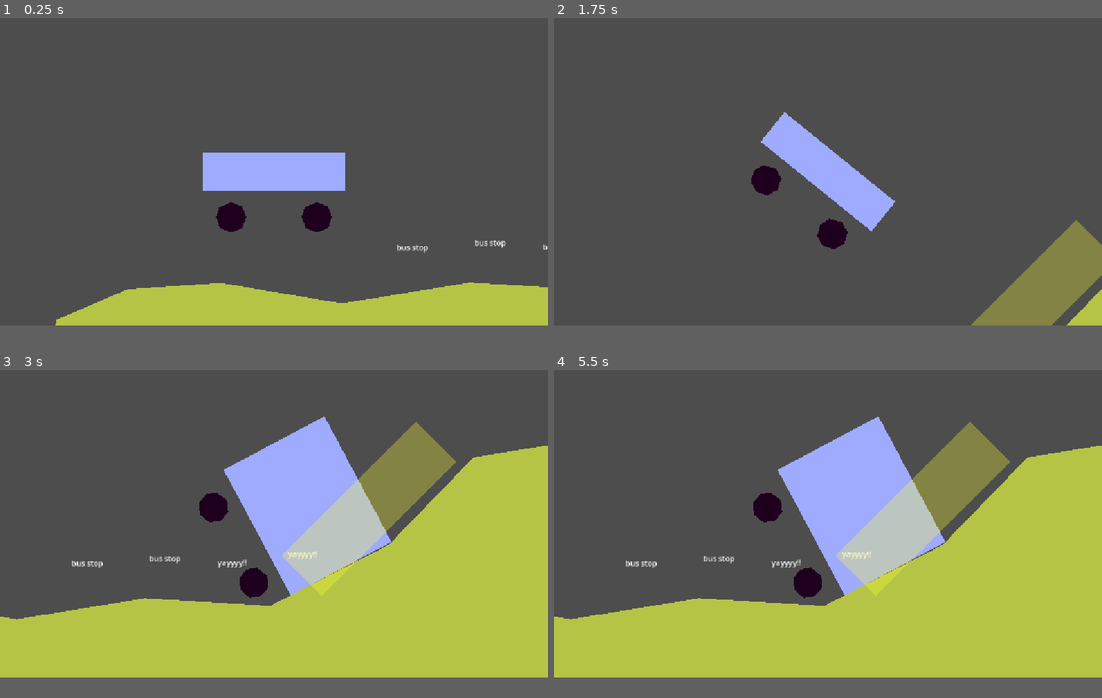
Above: before the commit, frames 1-4 (two rows, left to right).
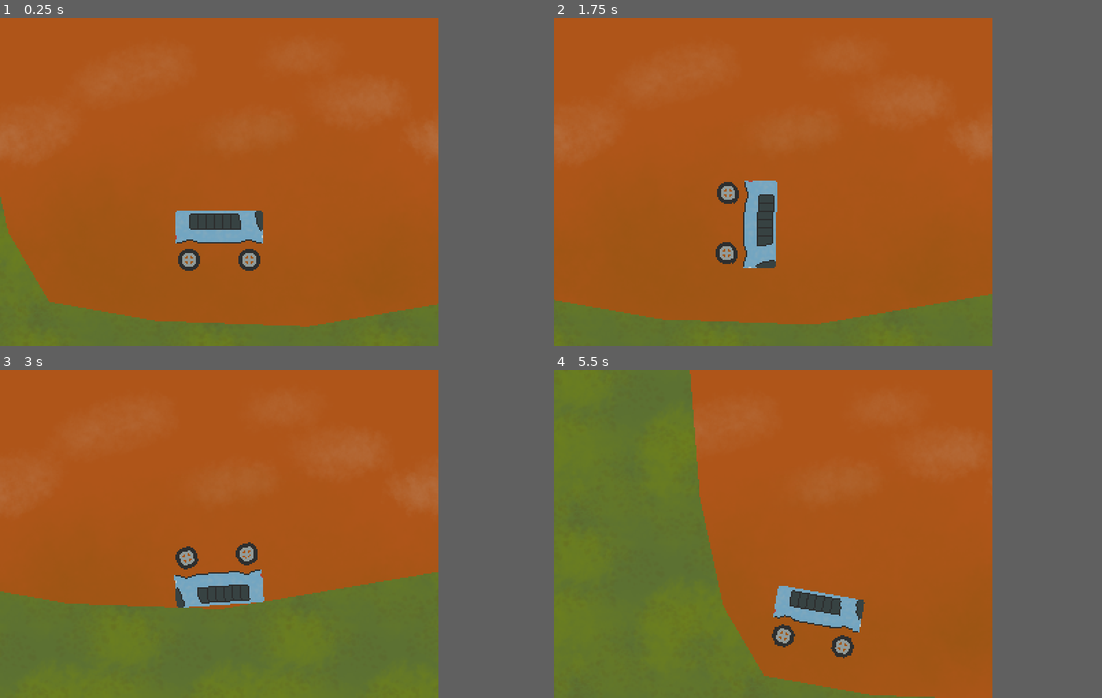
Above: after the commit, the same moments.

Repository: hilloftheking/double-triple-decker-bus
Game: Godot game, scene res://world.tscn
Two runs of this game, one before a commit and one after it. Both use one fixed random seed, a clock stepped at 60 frames per second and the inputs below.
Inputs:
- Up to frame 1 (0.25 s): no input
- Up to frame 2 (1.75 s): tap Enter (ui_accept) at 0.5, 0.77, 0.8, 1.07, 1.35, 1.52 s; hold Right (ui_right) 0.53-1.28 s; hold Shift (grapple, bound only after the commit) 0.53-1.28 s; hold Down (ui_down) from 1.28 s (still down); tap Shift (grapple, bound only after the commit) at 1.55 s
- Up to frame 3 (3 s): tap Enter (ui_accept) at 1.82, 2.3 s; release Down (ui_down) at 2.03 s; hold Right (ui_right) 2.03-2.78 s; hold Shift (grapple, bound only after the commit) 2.03-2.78 s; hold Up (ui_up) from 2.78 s (still down); tap Shift (grapple, bound only after the commit) at 2.85 s
- Up to frame 4 (5.5 s): tap Enter (ui_accept) at 3.02, 3.32, 3.6, 3.77, 4.07, 4.52, 4.82, 5.3 s; tap R (reset, bound only after the commit) at 3.5, 4.15 s; release Up (ui_up) at 3.53 s; hold Left (ui_left) 3.53-5.03 s; tap Shift (grapple, bound only after the commit) at 4.35 s; hold Down (ui_down) from 5.03 s (still down); hold Shift (grapple, bound only after the commit) from 5.03 s (still down)
In our replay, the window is 800x450 before the commit and 640x480 after it. These sizes can differ from the game's own. Grey fills any space a smaller window leaves; there, only what the larger window draws over its background counts as a difference.

The runs differ from the first frame. In frame 1, 77% of the frame differs, in the area x 0-100%, y 0-95%; in frame 2, 79%; in frame 3, 80%; in frame 4, 83%, in the area x 0-100%, y 0-100%.

Commit message:
Very important

Diff:
--- /dev/null
+++ b/boost.gd
@@ -0,0 +1,5 @@
+extends Area2D
+
+
+func _ready() -> void:
+	gravity_direction = transform.x
--- a/bus.gd
+++ b/bus.gd
@@ -1,3 +1,4 @@
+class_name Bus
 extends RigidBody2D
 
 
@@ -8,10 +9,17 @@
 var damping := 5.0
 var jump_cd := 1.0
 var jump_timer := 0.0
+var can_grapple := false
+var grapple_joint: Node2D = null
+var top_deck: Node2D = null
 
 var prev_travels := {}
 
 var played_audio := false
+
+@onready var start_pos := global_position
+var last_bus_stop: Node2D = null
+
 
 func _ready() -> void:
 	for cast: ShapeCast2D in [r_cast, l_cast]:
@@ -19,12 +27,18 @@
 		prev_travels[cast] = cast.get_closest_collision_safe_fraction() * rest
 
 
+var prev_lin_vel := Vector2.ZERO
 func _physics_process(delta: float) -> void:
 	var wheels_colliding := 0
 
 	for cast: ShapeCast2D in [r_cast, l_cast]:
 		if cast.is_colliding():
 			wheels_colliding += 1
+			var collider := cast.get_collider(0) as PhysicsBody2D
+			if collider:
+				var platform_vel := PhysicsServer2D.body_get_state(collider.get_rid(), PhysicsServer2D.BODY_STATE_LINEAR_VELOCITY) as Vector2
+				if platform_vel:
+					apply_force(platform_vel * mass, cast.global_position - global_position)
 
 		var rest := cast.target_position.y
 		var prev_travel := prev_travels[cast] as float
@@ -36,14 +50,23 @@
 
 		var force := -stiffness * displacement - damping * spring_vel
 		apply_force(transform.y * -force, cast.global_position - global_position)
-		#apply_force(Vector2(0, -force), cast.global_position - global_position)
 
 		prev_travels[cast] = travel
 
+	if wheels_colliding > 0:
+		if Input.is_action_pressed(&"ui_up"):
+			apply_central_force(transform.x * 200)
+		if Input.is_action_pressed(&"ui_down"):
+			apply_central_force(transform.x * -200)
+
+		if Input.is_action_just_pressed(&"ui_accept") and jump_timer <= 0.0:
+			jump_timer = jump_cd
+			apply_central_impulse(transform.y * -200)
+
 	if Input.is_action_pressed(&"ui_right"):
-		apply_central_force(transform.x * 700)
+		apply_torque(2000)
 	if Input.is_action_pressed(&"ui_left"):
-		apply_central_force(transform.x * -700)
+		apply_torque(-2000)
 
 	var travel_velocity := linear_velocity.project(transform.x)
 	var friction := (wheels_colliding / 2.0) * 0.7
@@ -52,21 +75,65 @@
 	if jump_timer > 0.0:
 		jump_timer -= delta
 
-	if wheels_colliding > 0:
-		if Input.is_action_just_pressed(&"ui_accept") and jump_timer <= 0.0:
-			jump_timer = jump_cd
-			apply_central_impulse(transform.y * -2000)
+	if linear_velocity.y > 300 and not played_audio:
+		played_audio = true
+		$FallSoundPlayer.play()
 
-	if linear_velocity.y > 800 and not played_audio:
-		played_audio = true
-		$AudioStreamPlayer.play()
+	if (linear_velocity - prev_lin_vel).length() > 100.0:
+		$HitSoundPlayer.pitch_scale = randf_range(0.8, 1.2)
+		$HitSoundPlayer.play()
+	prev_lin_vel = linear_velocity
+
+	if Input.is_action_just_pressed(&"reset"):
+		reset_to_last_stop()
+
+	if can_grapple:
+		if Input.is_action_pressed(&"grapple"):
+			var params := PhysicsRayQueryParameters2D.new()
+			params.from = top_deck.global_position
+			params.to = top_deck.global_transform * Vector2(0, -400)
+			var result := get_world_2d().direct_space_state.intersect_ray(params)
+			if result and not grapple_joint:
+				grapple_joint = preload("res://grapple_joint.tscn").instantiate()
+				grapple_joint.position = result["position"]
+				grapple_joint.setup(result["position"], top_deck.position, result["collider"], self)
+				get_parent().add_child.call_deferred(grapple_joint)
+		elif grapple_joint:
+			grapple_joint.queue_free()
+			grapple_joint = null
 
 
 var p := 0
-func add_deck() -> void:
+func add_deck(bus_stop: Node2D, is_grapple := false) -> void:
+	$BusStopSoundPlayer.play()
 	var deck := load("res://bus_deck.tscn").instantiate() as Node2D
-	deck.position.y = p - 80
-	p -= 80
+	if is_grapple:
+		deck.get_node(^"GrappleThing").visible = true
+	deck.position.y = p - 24
+	p -= 24
 	add_child.call_deferred(deck)
 
 	mass += 0.2
+
+	last_bus_stop = bus_stop
+	can_grapple = is_grapple
+	top_deck = deck
+
+
+func reset_to_last_stop() -> void:
+	reset_to_specific_stop(last_bus_stop)
+
+
+func reset_to_specific_stop(stop: BusStop) -> void:
+	var explosion := preload("res://explosion.tscn").instantiate() as Node2D
+	explosion.position = global_position
+	get_parent().add_child.call_deferred(explosion)
+
+	if stop:
+		global_position = stop.global_position
+	else:
+		global_position = start_pos
+	rotation = 0
+	linear_velocity = Vector2.ZERO
+	prev_lin_vel = Vector2.ZERO
+	angular_velocity = 0.0
--- /dev/null
+++ b/bus.tscn
@@ -0,0 +1,49 @@
+[gd_scene format=3 uid="uid://ekwoucq2pucu"]
+
+[ext_resource type="Script" uid="uid://v7srl414x55d" path="res://bus.gd" id="1_dvlo7"]
+[ext_resource type="PackedScene" uid="uid://dgqe5lv2j7yt0" path="res://bus_deck.tscn" id="2_4pi5y"]
+[ext_resource type="Texture2D" uid="uid://c7o06p012dkox" path="res://images/wheel.png" id="3_3osa5"]
+[ext_resource type="AudioStream" uid="uid://oof7l6pqv50r" path="res://audio/terror.wav" id="3_vfegb"]
+[ext_resource type="AudioStream" uid="uid://dim7k3a77unwk" path="res://audio/bus_stop.wav" id="5_uy1uj"]
+[ext_resource type="AudioStream" uid="uid://bidet5bvi0351" path="res://audio/hit.wav" id="6_4pi5y"]
+
+[sub_resource type="CircleShape2D" id="CircleShape2D_6hfmm"]
+radius = 8.0
+
+[node name="Bus" type="RigidBody2D" unique_id=262830208]
+script = ExtResource("1_dvlo7")
+
+[node name="BusDeck" parent="." unique_id=1405027137 instance=ExtResource("2_4pi5y")]
+
+[node name="RWheelCast" type="ShapeCast2D" parent="." unique_id=940238592]
+position = Vector2(22, 0)
+shape = SubResource("CircleShape2D_6hfmm")
+target_position = Vector2(0, 24)
+
+[node name="Wheel" type="Sprite2D" parent="RWheelCast" unique_id=1787686607]
+position = Vector2(0, 24)
+texture = ExtResource("3_3osa5")
+
+[node name="LWheelCast" type="ShapeCast2D" parent="." unique_id=940524557]
+position = Vector2(-22, 0)
+shape = SubResource("CircleShape2D_6hfmm")
+target_position = Vector2(0, 24)
+
+[node name="Wheel" type="Sprite2D" parent="LWheelCast" unique_id=628726896]
+position = Vector2(0, 24)
+texture = ExtResource("3_3osa5")
+
+[node name="FallSoundPlayer" type="AudioStreamPlayer" parent="." unique_id=699475995]
+stream = ExtResource("3_vfegb")
+volume_db = -33.754
+bus = &"SFX"
+
+[node name="BusStopSoundPlayer" type="AudioStreamPlayer" parent="." unique_id=408025028]
+stream = ExtResource("5_uy1uj")
+volume_db = -3.649
+bus = &"SFX"
+
+[node name="HitSoundPlayer" type="AudioStreamPlayer" parent="." unique_id=1015876492]
+stream = ExtResource("6_4pi5y")
+volume_db = -20.982
+bus = &"SFX"
--- a/bus_deck.tscn
+++ b/bus_deck.tscn
@@ -1,12 +1,17 @@
 [gd_scene format=3 uid="uid://dgqe5lv2j7yt0"]
 
+[ext_resource type="Texture2D" uid="uid://drb8bdirtgkba" path="res://images/bus_base.png" id="1_3fbya"]
+
 [sub_resource type="RectangleShape2D" id="RectangleShape2D_6hfmm"]
-size = Vector2(300, 80)
+size = Vector2(64, 24)
 
-[node name="CollisionShape2D" type="CollisionShape2D" unique_id=1405027137]
+[node name="BusDeck" type="CollisionShape2D" unique_id=1405027137]
 shape = SubResource("RectangleShape2D_6hfmm")
 
-[node name="Polygon2D" type="Polygon2D" parent="." unique_id=10664270]
-scale = Vector2(300, 80)
-color = Color(0.62352943, 0.67058825, 1, 1)
-polygon = PackedVector2Array(-0.5, -0.5, 0.5, -0.5, 0.5, 0.5, -0.5, 0.5)
+[node name="Sprite2D" type="Sprite2D" parent="." unique_id=1673871249]
+texture = ExtResource("1_3fbya")
+
+[node name="GrappleThing" type="Polygon2D" parent="." unique_id=1141041685]
+visible = false
+position = Vector2(3, 6)
+polygon = PackedVector2Array(-14, -11, 9, -11, 7, -17, 3, -21, -3, -25, -9, -19)
--- a/bus_stop.gd
+++ b/bus_stop.gd
@@ -1,11 +1,14 @@
+class_name BusStop
 extends Area2D
 
+
+@export var is_grapple := false
 
 var has_people := true
 
 
 func _on_body_entered(body: Node2D) -> void:
-	if body is RigidBody2D and has_people:
+	if body is Bus and has_people:
 		has_people = false
 		$Label.text = "yayyyy!!"
-		body.add_deck()
+		body.add_deck(self, is_grapple)
--- a/bus_stop.tscn
+++ b/bus_stop.tscn
@@ -6,6 +6,7 @@
 size = Vector2(120, 165)
 
 [node name="BusStop" type="Area2D" unique_id=1122005674]
+collision_mask = 2
 script = ExtResource("1_iqyef")
 
 [node name="Label" type="Label" parent="." unique_id=1778304880]
--- /dev/null
+++ b/default_bus_layout.tres
@@ -0,0 +1,9 @@
+[gd_resource type="AudioBusLayout" format=3 uid="uid://cb10q2hutpfl5"]
+
+[resource]
+bus/1/name = &"SFX"
+bus/1/solo = false
+bus/1/mute = false
+bus/1/bypass_fx = false
+bus/1/volume_db = 0.0
+bus/1/send = &"Master"
--- /dev/null
+++ b/destroy_area.gd
@@ -0,0 +1,6 @@
+extends Area2D
+
+
+func _on_body_entered(body: Node2D) -> void:
+	if body is Bus:
+		body.reset_to_last_stop()
--- /dev/null
+++ b/explosion.gd
@@ -0,0 +1,23 @@
+extends Sprite2D
+
+
+var destroy := 0.0
+var flicker := 0.0
+
+var should_flip_h := true
+
+
+func _physics_process(delta: float) -> void:
+	destroy += delta
+	flicker += delta
+
+	if flicker >= 0.1:
+		if should_flip_h:
+			flip_h = not flip_h
+		else:
+			flip_v = not flip_v
+		should_flip_h = not should_flip_h
+		flicker -= 0.1
+
+	if destroy >= 0.5:
+		queue_free()
--- /dev/null
+++ b/explosion.tscn
@@ -0,0 +1,15 @@
+[gd_scene format=3 uid="uid://d1sl8cgjrwl6g"]
+
+[ext_resource type="Texture2D" uid="uid://cs0muhjmanxcw" path="res://images/explosion.png" id="1_q7epf"]
+[ext_resource type="Script" uid="uid://b25vt6k457n4b" path="res://explosion.gd" id="2_j4sxf"]
+[ext_resource type="AudioStream" uid="uid://1kyuuyyi7b2y" path="res://audio/explosion.wav" id="2_vxas0"]
+
+[node name="Explosion" type="Sprite2D" unique_id=1683815976]
+texture = ExtResource("1_q7epf")
+script = ExtResource("2_j4sxf")
+
+[node name="AudioStreamPlayer" type="AudioStreamPlayer" parent="." unique_id=895443048]
+stream = ExtResource("2_vxas0")
+volume_db = -17.399
+autoplay = true
+bus = &"SFX"
--- /dev/null
+++ b/follow_camera.gd
@@ -0,0 +1,18 @@
+extends Camera2D
+
+
+@export var bus: Bus
+@export var follow_speed := 600.0
+
+
+func _physics_process(delta: float) -> void:
+	var target_pos := bus.position
+	target_pos -= Vector2(0, 40)
+	target_pos += bus.linear_velocity * Vector2(0.4, 0.1)
+
+	var speed := follow_speed
+	var dist := (target_pos - position).length()
+	if dist > 200:
+		speed = remap(dist, 200, 1000, follow_speed, follow_speed * 10.0)
+
+	position = position.move_toward(target_pos, speed * delta)
--- /dev/null
+++ b/grapple_joint.gd
@@ -0,0 +1,31 @@
+extends Node2D
+
+
+@onready var line: Polygon2D = $GrappleLine
+
+var rid := RID()
+var level_pos := Vector2.ZERO
+var bus_pos := Vector2.ZERO
+var bus: RigidBody2D
+
+
+func _physics_process(_delta: float) -> void:
+	var bus_pos_global := bus.global_transform * bus_pos
+
+	line.global_position = (level_pos + bus_pos_global) / 2.0
+	line.rotation = level_pos.angle_to_point(bus_pos_global)
+	line.scale.x = (level_pos - bus_pos_global).length()
+
+
+## level_pos is global and bus_pos is local
+func setup(p_level_pos: Vector2, p_bus_pos: Vector2, level: StaticBody2D, p_bus: RigidBody2D) -> void:
+	level_pos = p_level_pos
+	bus_pos = p_bus_pos
+	bus = p_bus
+	rid = PhysicsServer2D.joint_create()
+	PhysicsServer2D.joint_make_damped_spring(rid, level_pos, bus.global_transform * bus_pos, level.get_rid(), bus.get_rid())
+
+
+func _notification(what: int) -> void:
+	if what == NOTIFICATION_PREDELETE:
+		PhysicsServer2D.free_rid(rid)
--- /dev/null
+++ b/grapple_joint.tscn
@@ -0,0 +1,9 @@
+[gd_scene format=3 uid="uid://co82x4awlqir1"]
+
+[ext_resource type="PackedScene" uid="uid://cwdqrgmq7py66" path="res://grapple_line.tscn" id="1_45lst"]
+[ext_resource type="Script" uid="uid://b70f8ecphtuxn" path="res://grapple_joint.gd" id="1_62ihr"]
+
+[node name="GrappleJoint" type="Node2D" unique_id=572661099]
+script = ExtResource("1_62ihr")
+
+[node name="GrappleLine" parent="." unique_id=1549466813 instance=ExtResource("1_45lst")]
--- /dev/null
+++ b/grapple_line.tscn
@@ -0,0 +1,5 @@
+[gd_scene format=3 uid="uid://cwdqrgmq7py66"]
+
+[node name="GrappleLine" type="Polygon2D" unique_id=1549466813]
+scale = Vector2(4, 4)
+polygon = PackedVector2Array(-0.5, -0.5, 0.5, -0.5, 0.5, 0.5, -0.5, 0.5)
--- /dev/null
+++ b/level.gd
@@ -0,0 +1,10 @@
+extends StaticBody2D
+
+
+func _ready() -> void:
+	for child in get_children():
+		if child is Polygon2D:
+			var col_poly := CollisionPolygon2D.new()
+			col_poly.polygon = child.polygon
+			col_poly.transform = child.transform
+			add_child.call_deferred(col_poly)
--- /dev/null
+++ b/moving_platform.gd
@@ -0,0 +1,15 @@
+extends AnimatableBody2D
+
+
+@export var target_node: Node2D
+@export var move_time := 2.0
+
+var t := 0.0
+
+@onready var start_pos := global_position
+
+
+func _physics_process(delta: float) -> void:
+	t += delta * TAU / move_time
+
+	global_position = start_pos.lerp(target_node.global_position, -cos(t) * 0.5 + 0.5)
--- a/project.godot
+++ b/project.godot
@@ -15,17 +15,38 @@
 config/features=PackedStringArray("4.7", "Mobile")
 config/icon="res://icon.svg"
 
+[audio]
+
+buses/default_bus_layout="uid://cb10q2hutpfl5"
+
 [display]
 
-window/stretch/mode="canvas_items"
-window/stretch/aspect="expand"
+window/size/viewport_width=320
+window/size/viewport_height=240
+window/stretch/mode="viewport"
+window/stretch/scale_mode="integer"
+
+[input]
+
+reset={
+"deadzone": 0.2,
+"events": [Object(InputEventKey,"resource_local_to_scene":false,"resource_name":"","device":-1,"window_id":0,"alt_pressed":false,"shift_pressed":false,"ctrl_pressed":false,"meta_pressed":false,"pressed":false,"keycode":0,"physical_keycode":82,"key_label":0,"unicode":114,"location":0,"echo":false,"script":null)
+]
+}
+grapple={
+"deadzone": 0.2,
+"events": [Object(InputEventKey,"resource_local_to_scene":false,"resource_name":"","device":-1,"window_id":0,"alt_pressed":false,"shift_pressed":false,"ctrl_pressed":false,"meta_pressed":false,"pressed":false,"keycode":0,"physical_keycode":4194325,"key_label":0,"unicode":0,"location":0,"echo":false,"script":null)
+]
+}
 
 [physics]
 
 3d/physics_engine="Jolt Physics"
-2d/default_gravity=1470.0
+2d/default_gravity=294.0
 
 [rendering]
 
+textures/canvas_textures/default_texture_filter=0
 rendering_device/driver.windows="d3d12"
 renderer/rendering_method="mobile"
+environment/defaults/default_clear_color=Color(0, 0, 0, 1)
--- /dev/null
+++ b/world.gd
@@ -0,0 +1,25 @@
+extends Node2D
+
+
+var stops := []
+
+
+func _ready() -> void:
+	for child in get_children():
+		if child is BusStop:
+			stops.append(child)
+
+
+func _unhandled_input(event: InputEvent) -> void:
+	if not OS.is_debug_build():
+		return
+
+	if event is InputEventKey and event.pressed:
+		if "1234567890".find(event.as_text_keycode()) != -1:
+			var num := (event.as_text_keycode() as String).to_int()
+			if num == 0:
+				num = 10
+			num -= 1
+
+			if num < stops.size():
+				$Bus.reset_to_specific_stop(stops[num])
--- a/world.tscn
+++ b/world.tscn
@@ -1,79 +1,86 @@
 [gd_scene format=3 uid="uid://bqhj7hgg8jobw"]
 
-[ext_resource type="Script" uid="uid://v7srl414x55d" path="res://bus.gd" id="1_f3sb7"]
-[ext_resource type="PackedScene" uid="uid://dgqe5lv2j7yt0" path="res://bus_deck.tscn" id="2_tlwt5"]
-[ext_resource type="AudioStream" uid="uid://oof7l6pqv50r" path="res://terror.wav" id="3_aqk2v"]
+[ext_resource type="PackedScene" uid="uid://ekwoucq2pucu" path="res://bus.tscn" id="1_aqk2v"]
+[ext_resource type="Script" uid="uid://d0abemrqymd3i" path="res://world.gd" id="1_gbfbk"]
+[ext_resource type="Script" uid="uid://dnocj75yb06ue" path="res://follow_camera.gd" id="2_036b0"]
+[ext_resource type="Texture2D" uid="uid://c74amxpdjd25h" path="res://images/sky.png" id="2_ioo17"]
+[ext_resource type="Script" uid="uid://b0umo5iabpuqj" path="res://level.gd" id="3_pkg7o"]
 [ext_resource type="PackedScene" uid="uid://3mmsd2q6243g" path="res://bus_stop.tscn" id="3_tlwt5"]
-
-[sub_resource type="CircleShape2D" id="CircleShape2D_6hfmm"]
-radius = 32.0
+[ext_resource type="Script" uid="uid://710hnw4e36t6" path="res://boost.gd" id="5_036b0"]
+[ext_resource type="Texture2D" uid="uid://c8tshdhedvtjg" path="res://images/grass.png" id="5_ioo17"]
+[ext_resource type="Script" uid="uid://caoly23ux80na" path="res://moving_platform.gd" id="6_dwbse"]
+[ext_resource type="Script" uid="uid://dbuqnbj8ym27x" path="res://destroy_area.gd" id="10_wse8f"]
 
 [sub_resource type="RectangleShape2D" id="RectangleShape2D_gf2bc"]
 size = Vector2(400, 120)
 
+[sub_resource type="RectangleShape2D" id="RectangleShape2D_036b0"]
+size = Vector2(150, 16)
+
+[sub_resource type="WorldBoundaryShape2D" id="WorldBoundaryShape2D_6hfmm"]
+
 [node name="World" type="Node2D" unique_id=1804432483]
+script = ExtResource("1_gbfbk")
 
-[node name="Bus" type="RigidBody2D" parent="." unique_id=1172997988]
-position = Vector2(371, 223)
-script = ExtResource("1_f3sb7")
+[node name="FollowCamera" type="Camera2D" parent="." unique_id=1307793003 node_paths=PackedStringArray("bus")]
+position = Vector2(136, 105)
+script = ExtResource("2_036b0")
+bus = NodePath("../Bus")
 
-[node name="BusDeck" parent="Bus" unique_id=1405027137 instance=ExtResource("2_tlwt5")]
+[node name="Parallax2D" type="Parallax2D" parent="." unique_id=1155496073]
+scroll_scale = Vector2(0.2, 0)
+repeat_size = Vector2(320, 0)
 
-[node name="RWheelCast" type="ShapeCast2D" parent="Bus" unique_id=1838396675]
-position = Vector2(90, 0)
-shape = SubResource("CircleShape2D_6hfmm")
-target_position = Vector2(0, 96)
+[node name="Sprite2D" type="Sprite2D" parent="Parallax2D" unique_id=1980499239]
+texture_repeat = 2
+position = Vector2(160, 120)
+texture = ExtResource("2_ioo17")
 
-[node name="Wheel" type="Polygon2D" parent="Bus/RWheelCast" unique_id=437622451]
-position = Vector2(0, 96)
-scale = Vector2(64, 64)
-color = Color(0.11802005, 1.128967e-05, 0.11897265, 1)
-polygon = PackedVector2Array(-0.390625, -0.328125, 0, -0.5, 0.359375, -0.359375, 0.5, 0, 0.359375, 0.359375, 0, 0.5, -0.359375, 0.359375, -0.5, 0)
+[node name="Bus" parent="." unique_id=262830208 instance=ExtResource("1_aqk2v")]
+position = Vector2(136, 130)
+collision_layer = 2
 
-[node name="LWheelCast" type="ShapeCast2D" parent="Bus" unique_id=973199027]
-position = Vector2(-90, 0)
-shape = SubResource("CircleShape2D_6hfmm")
-target_position = Vector2(0, 96)
+[node name="Level" type="StaticBody2D" parent="." unique_id=1864648154]
+script = ExtResource("3_pkg7o")
 
-[node name="Wheel" type="Polygon2D" parent="Bus/LWheelCast" unique_id=1580606277]
-position = Vector2(0, 96)
-scale = Vector2(64, 64)
-color = Color(0.11802005, 1.128967e-05, 0.11897265, 1)
-polygon = PackedVector2Array(-0.390625, -0.328125, 0, -0.5, 0.359375, -0.359375, 0.5, 0, 0.359375, 0.359375, 0, 0.5, -0.359375, 0.359375, -0.5, 0)
+[node name="Polygon2D" type="Polygon2D" parent="Level" unique_id=2067307700]
+texture_repeat = 2
+texture = ExtResource("5_ioo17")
+polygon = PackedVector2Array(-18, 142, 12, 193, 90, 207, 201, 211, 364, 183, 525, 199, 674, 213, 790, 181, 958, 201, 998, 374, 712, 438, 423, 448, 130, 446, -71, 424, -168, 370, -301, 313, -303, -24, -272, -159, -52, -150, -44, -52, -35, 63)
 
-[node name="Camera2D" type="Camera2D" parent="Bus" unique_id=1307793003]
+[node name="Polygon2D2" type="Polygon2D" parent="Level" unique_id=1812411875]
+texture_repeat = 2
+texture = ExtResource("5_ioo17")
+polygon = PackedVector2Array(1322, 206, 1462, 190, 1731, 206, 1919, 227, 2139, 143, 2398, 173, 2718, 244, 2738, 458, 2416, 478, 1973, 512, 1677, 484, 1435, 445, 1313, 435, 1258, 323, 1270, 222)
 
-[node name="AudioStreamPlayer" type="AudioStreamPlayer" parent="Bus" unique_id=1297517839]
-stream = ExtResource("3_aqk2v")
+[node name="Polygon2D3" type="Polygon2D" parent="Level" unique_id=773399689]
+texture_repeat = 2
+texture = ExtResource("5_ioo17")
+polygon = PackedVector2Array(2898, 282, 3231, 249, 3640, 310, 3819, 280, 3986, 523, 3677, 585, 3292, 553, 3034, 503, 2881, 469, 2860, 389)
 
-[node name="StaticBody2D" type="StaticBody2D" parent="." unique_id=1864648154]
+[node name="Polygon2D4" type="Polygon2D" parent="Level" unique_id=82918079]
+texture_repeat = 2
+position = Vector2(0, -47)
+texture = ExtResource("5_ioo17")
+polygon = PackedVector2Array(559, 77, 647, 52, 731, 84, 696, 108, 609, 110)
 
-[node name="Polygon2D" type="Polygon2D" parent="StaticBody2D" unique_id=2067307700]
-color = Color(0.70980394, 0.76862746, 0.27058825, 1)
-polygon = PackedVector2Array(-87, 578, 64, 513, 260, 500, 514, 543, 783, 499, 1047, 515, 1296, 386, 1474, 202, 1719, 162, 2048, 168, 2337, 212, 2503, 259, 2340, 758, 1785, 770, 1334, 767, 985, 770, 532, 755, 144, 750, -106, 724)
-
-[node name="CollisionPolygon2D" type="CollisionPolygon2D" parent="StaticBody2D" unique_id=1884872665]
-visible = false
-polygon = PackedVector2Array(-87, 578, 64, 513, 260, 500, 514, 543, 783, 499, 1047, 515, 1296, 386, 1474, 202, 1719, 162, 2048, 168, 2337, 212, 2503, 259, 2340, 758, 1785, 770, 1334, 767, 985, 770, 532, 755, 144, 750, -106, 724)
+[node name="Polygon2D" type="Polygon2D" parent="." unique_id=1308380810]
+position = Vector2(10, 31)
+polygon = PackedVector2Array(2649, 106, 2714, 102, 2713, 82, 2749, 102, 2722, 127, 2716, 112, 2649, 116)
 
 [node name="BusStop" parent="." unique_id=1122005674 instance=ExtResource("3_tlwt5")]
-position = Vector2(967, 425)
+position = Vector2(450, 130)
+is_grapple = true
 
-[node name="BusStop2" parent="." unique_id=1861209205 instance=ExtResource("3_tlwt5")]
-position = Vector2(823, 416)
-
-[node name="BusStop3" parent="." unique_id=1371720866 instance=ExtResource("3_tlwt5")]
-position = Vector2(1115, 407)
-
-[node name="BusStop4" parent="." unique_id=491317571 instance=ExtResource("3_tlwt5")]
-position = Vector2(660, 426)
+[node name="BusStop2" parent="." unique_id=248799241 instance=ExtResource("3_tlwt5")]
+position = Vector2(2556, 140)
 
 [node name="Boost" type="Area2D" parent="." unique_id=675368259]
-position = Vector2(1254, 311.00006)
-rotation = -0.7853982
+position = Vector2(1325, -107)
 gravity_space_override = 1
 gravity_point_center = Vector2(1, 0)
 gravity_direction = Vector2(1, 0)
+script = ExtResource("5_036b0")
 
 [node name="CollisionShape2D" type="CollisionShape2D" parent="Boost" unique_id=534145137]
 shape = SubResource("RectangleShape2D_gf2bc")
@@ -82,3 +89,29 @@
 scale = Vector2(400, 120)
 color = Color(1, 1, 0.18039216, 0.30588236)
 polygon = PackedVector2Array(-0.5, -0.5, 0.5, -0.5, 0.5, 0.5, -0.5, 0.5)
+
+[node name="MovingPlatform" type="AnimatableBody2D" parent="." unique_id=2022878685 node_paths=PackedStringArray("target_node")]
+position = Vector2(989, 208)
+script = ExtResource("6_dwbse")
+target_node = NodePath("../PlatformTarget")
+move_time = 4.0
+
+[node name="Polygon2D" type="Polygon2D" parent="MovingPlatform" unique_id=1840079122]
+scale = Vector2(150, 16)
+polygon = PackedVector2Array(-0.5, -0.5, 0.5, -0.5, 0.5, 0.5, -0.5, 0.5)
+
+[node name="CollisionShape2D" type="CollisionShape2D" parent="MovingPlatform" unique_id=1183305903]
+shape = SubResource("RectangleShape2D_036b0")
+
+[node name="PlatformTarget" type="Node2D" parent="." unique_id=1475832599]
+position = Vector2(1344, 208)
+
+[node name="DestroyArea" type="Area2D" parent="." unique_id=1842668278]
+position = Vector2(320, 822)
+collision_mask = 2
+script = ExtResource("10_wse8f")
+
+[node name="CollisionShape2D" type="CollisionShape2D" parent="DestroyArea" unique_id=644921239]
+shape = SubResource("WorldBoundaryShape2D_6hfmm")
+
+[connection signal="body_entered" from="DestroyArea" to="DestroyArea" method="_on_body_entered"]
Not shown, changed: audio/bus_stop.wav.import
Not shown, added: audio/explosion.wav.import
Not shown, added: audio/hit.wav.import
Not shown, added: audio/terror.wav.import
Not shown, added: boost.gd.uid
Not shown, added: destroy_area.gd.uid
Not shown, added: explosion.gd.uid
Not shown, added: follow_camera.gd.uid
Not shown, added: grapple_joint.gd.uid
Binary file added: images/bus_base.png
Not shown, added: images/bus_base.png.import
Binary file added: images/explosion.png
(and 14 more such lines)
